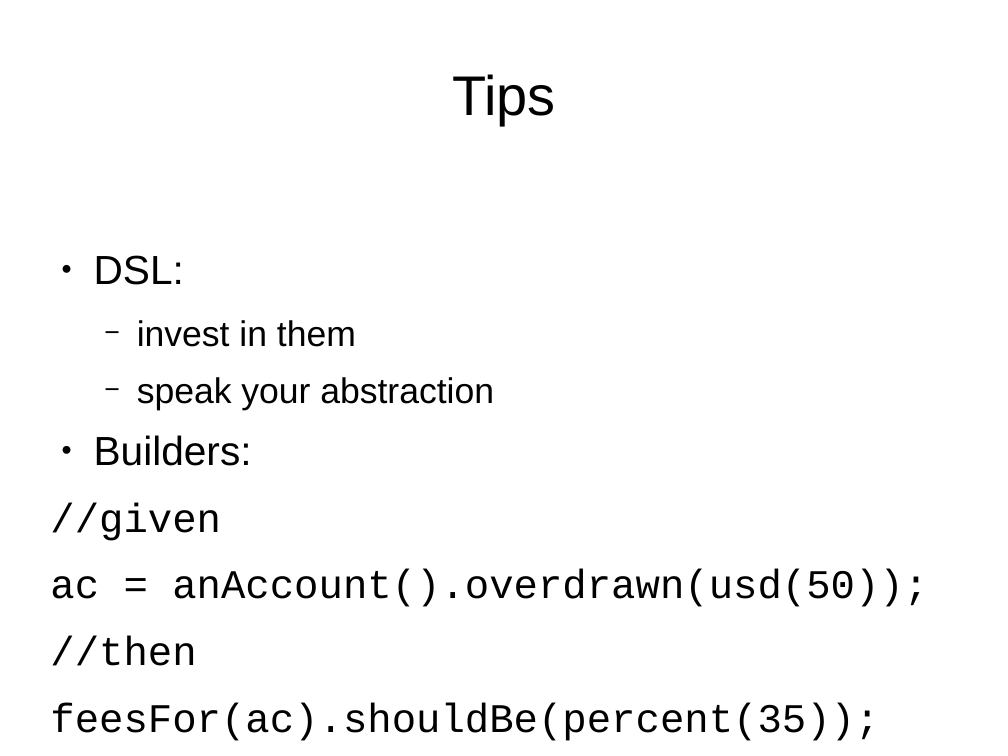
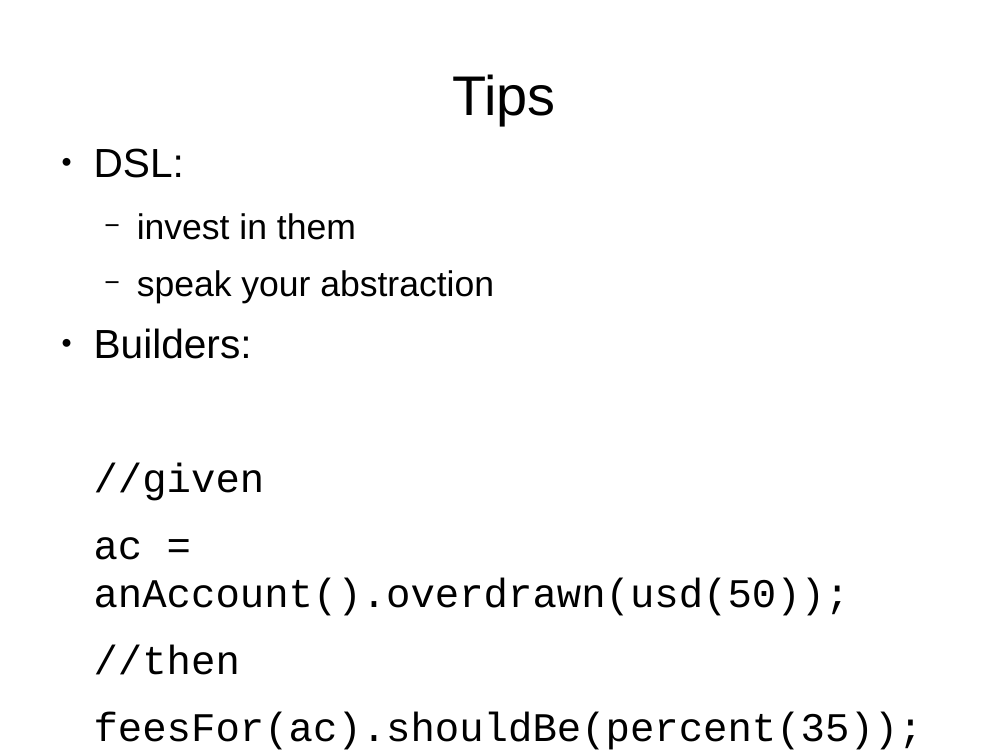
Before and after one commit to wesamhaboush/unittesting-techniques, a slide deck: slide 17 of pres.odp. Drawn at 1008x756 pixels with LibreOffice and Linux fonts; fonts in the diff are those of the drawing. Boxes give left, top, right and bottom in pixels: in the first picture for what was removed or moved away, otherwise in the second. Text is boxed around its words. In the diff, an @@ line names an element or a change of style, - is before the commit and + after.

```diff
--- a/pres.odp
+++ b/pres.odp
@@ text "DSL:" rewrapped from (x1=50, y1=255, x2=928, y2=741) to (x1=94, y1=148, x2=923, y2=750) @@
```
Also in this commit, not shown: 9 other slides changed.
